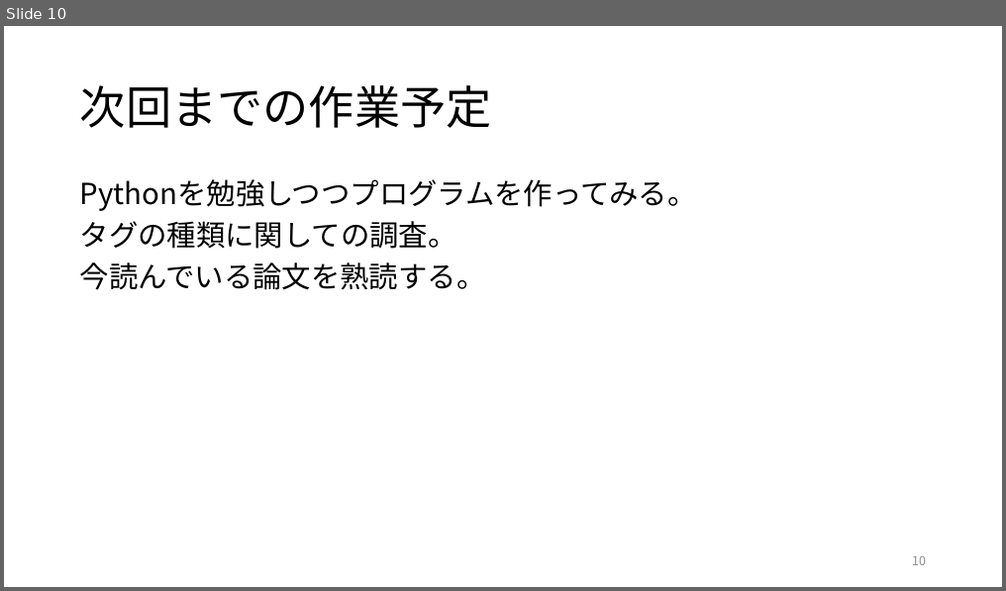
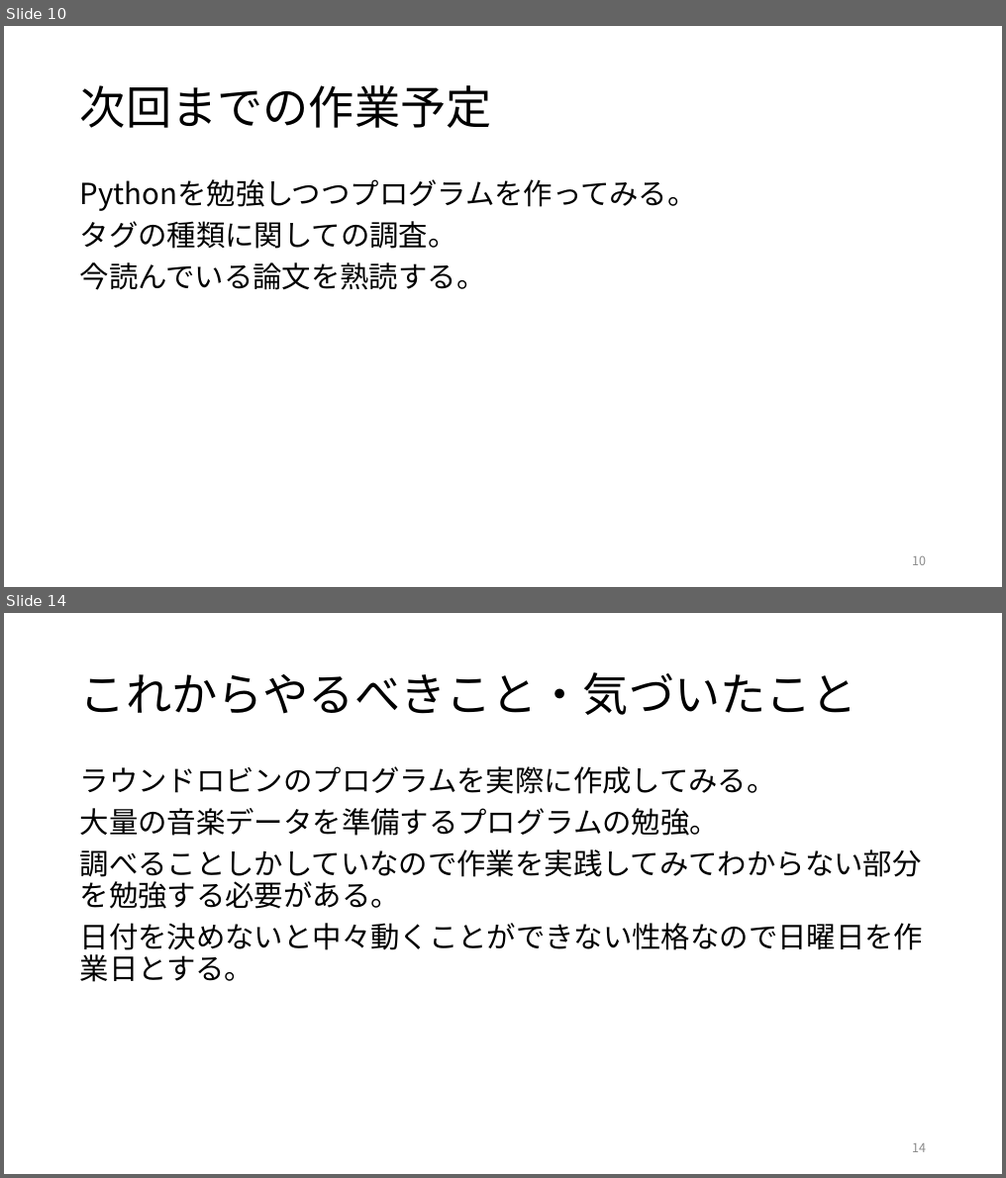
Before and after one commit to kait-takanolab/1821144-yoshii-thesis, a slide deck: 1821144_yoshii_sotsuken.pptx. Shown one above the other, each under a label of ours: slide 10 before the commit, slides 10 and 14 after it; the slides between them are not shown. The pictures are 1006x591 and 1006x1178 pixels, drawn with LibreOffice and Linux fonts; fonts in the diff are those of the drawing. Boxes give left, top, right and bottom in pixels: in the first picture for what was removed or moved away, otherwise in the second. Text is boxed around its words. In the diff, an @@ line names an element or a change of style, - is before the commit and + after.

```diff
--- a/1821144_yoshii_sotsuken.pptx
+++ b/1821144_yoshii_sotsuken.pptx
@@ slide 14 added at (4,613,1002,1174), background #FFFFFF @@
@@ title added at (80,672,857,715), 44 pt, text #000000 @@
+これからやるべきこと・気づいたこと
@@ text added at (80,766,923,982), 28 pt, text #000000 @@
+ラウンドロビンのプログラムを実際に作成してみる。
+大量の音楽データを準備するプログラムの勉強。
+調べることしかしていなので作業を実践してみてわからない部分を勉強する必要がある。
+日付を決めないと中々動くことができない性格なので日曜日を作業日とする。
@@ page number added at (912,1144,926,1153), 12 pt, text #8C8C8C @@
+14
```
Also in this commit, not shown: 3 other slides added.
